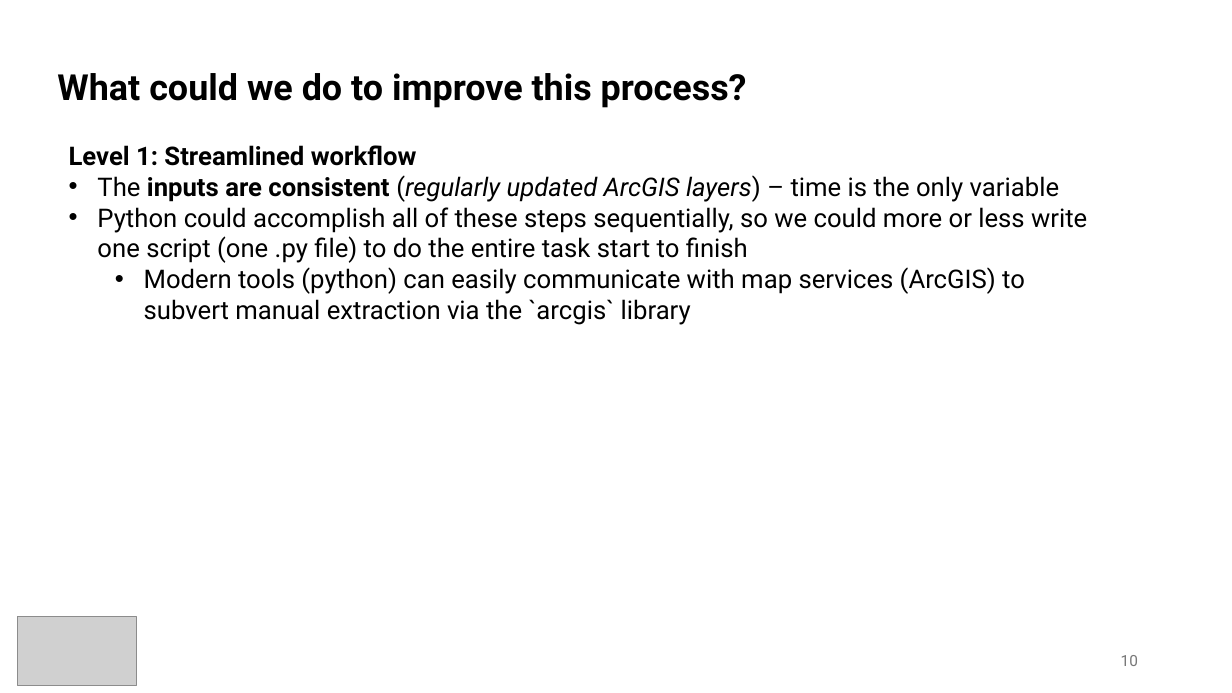
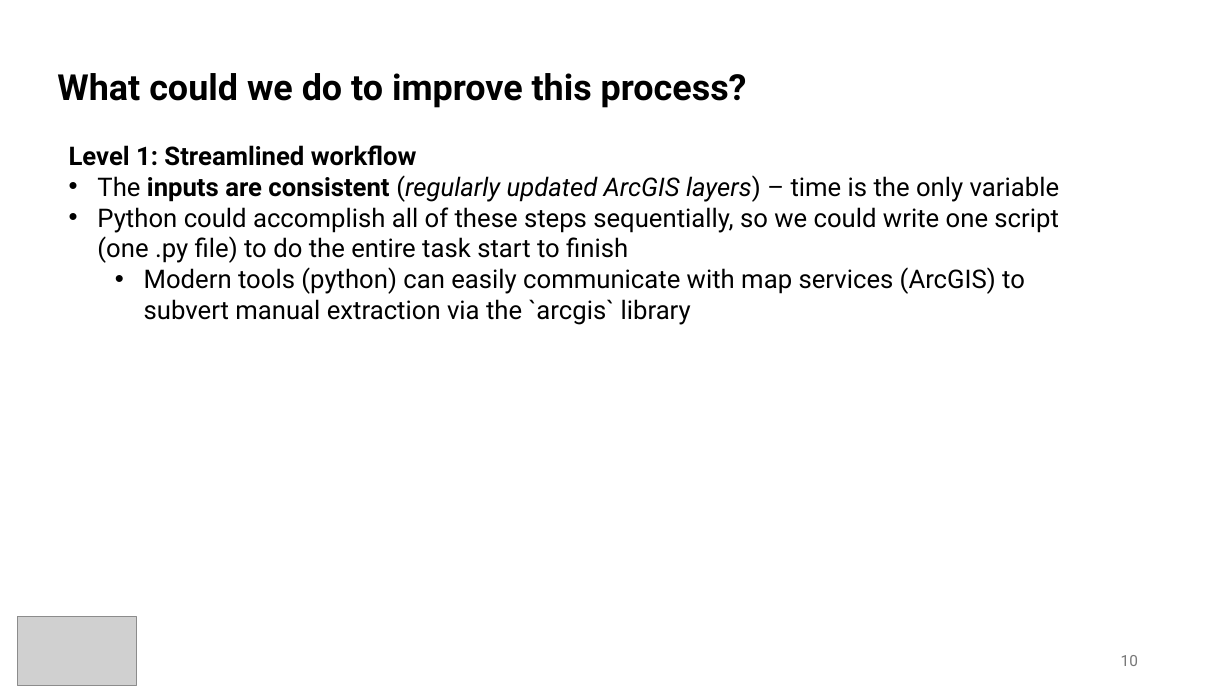
Before and after one commit to nycdepartmentoffinance/github_actions_demo, a slide deck: slide 10 of github_actions_anex.pptx. Drawn at 1232x693 pixels with LibreOffice and Linux fonts; fonts in the diff are those of the drawing; grey boxes stand for pictures. Boxes give left, top, right and bottom in pixels: in the first picture for what was removed or moved away, otherwise in the second. Text is boxed around its words. In the diff, an @@ line names an element or a change of style, - is before the commit and + after.

```diff
--- a/github_actions_anex.pptx
+++ b/github_actions_anex.pptx
@@ text at [97, 207, 1058, 263]: text changed @@
-• Python could accomplish all of these steps sequentially, so we could more or less write one script (one .py file) to do the entire task start to finish
+• Python could accomplish all of these steps sequentially, so we could write one script (one .py file) to do the entire task start to finish
```
Also in this commit, not shown: 4 other slides changed, 1 other file.
